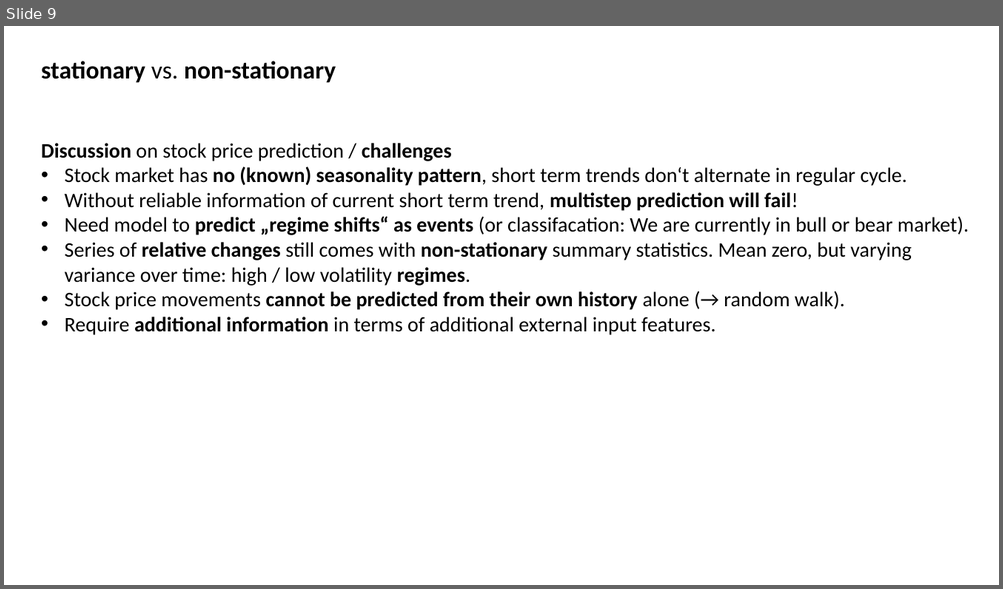
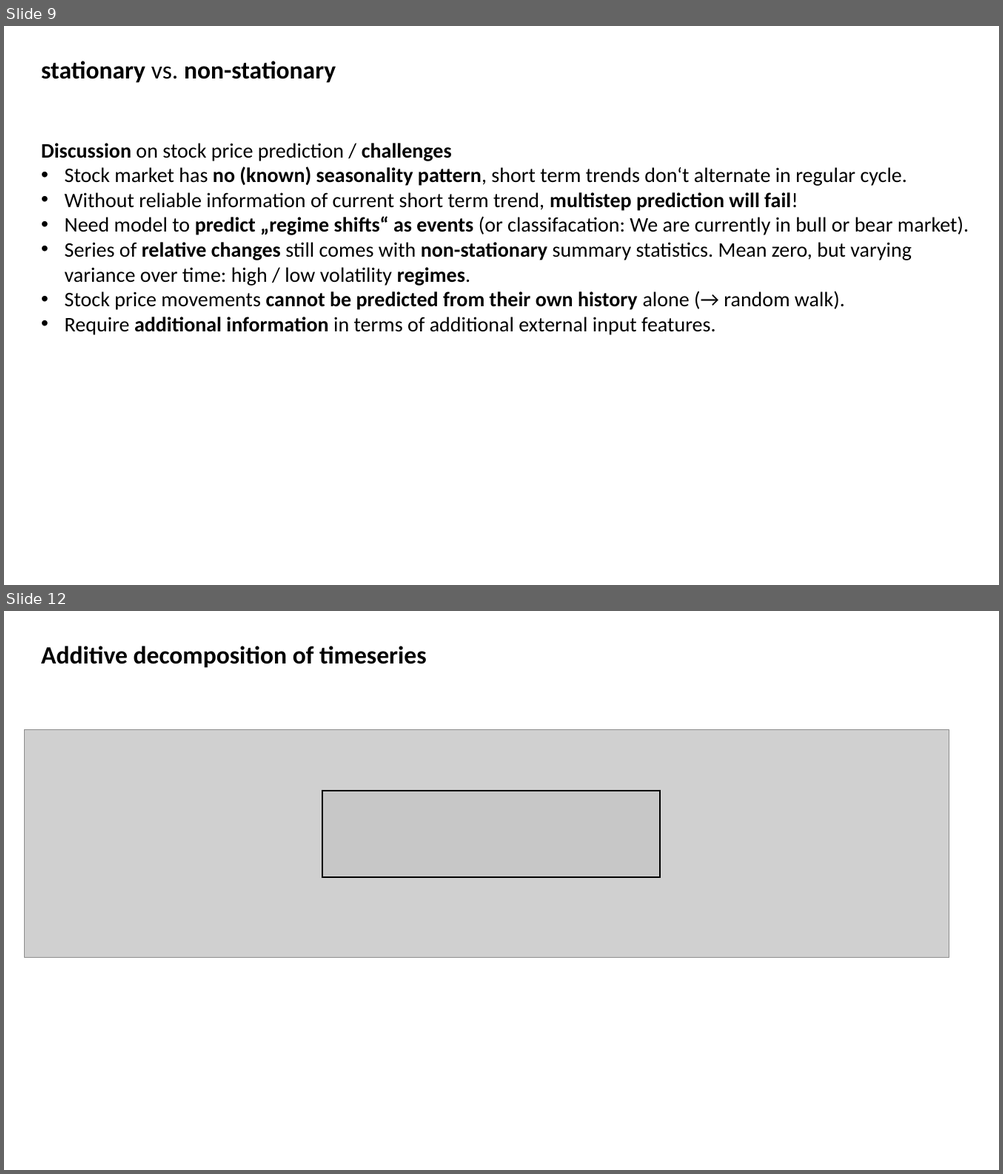
Before and after one commit to MarcoLandtHayen/EchoStateNetworks, a slide deck: ESN_wrapUP_decomposition_and_DeepESNs.pptx. Shown one above the other, each under a label of ours: slide 9 before the commit, slides 9 and 12 after it; the slides between them are not shown. The pictures are 1003x589 and 1003x1174 pixels, drawn with LibreOffice and Linux fonts; fonts in the diff are those of the drawing; grey boxes stand for pictures. Boxes give left, top, right and bottom in pixels: in the first picture for what was removed or moved away, otherwise in the second. Text is boxed around its words. In the diff, an @@ line names an element or a change of style, - is before the commit and + after.

Commit message:
finished wrap up on decomposition of timeseries and setting up ESN models

```diff
--- a/ESN_wrapUP_decomposition_and_DeepESNs.pptx
+++ b/ESN_wrapUP_decomposition_and_DeepESNs.pptx
@@ slide 12 added at (4,611,999,1170), background #FFFFFF @@
@@ text added at (41,646,427,668), 24 pt, text #000000, bold @@
+Additive decomposition of timeseries
@@ picture added at (24,729,948,958) @@
@@ rectangle added at (323,791,660,877), fill #A6A6A6 at 20% opacity, outline #000000 1.5 pt @@
```
Also in this commit, not shown: 12 other slides added, 2 other files.
